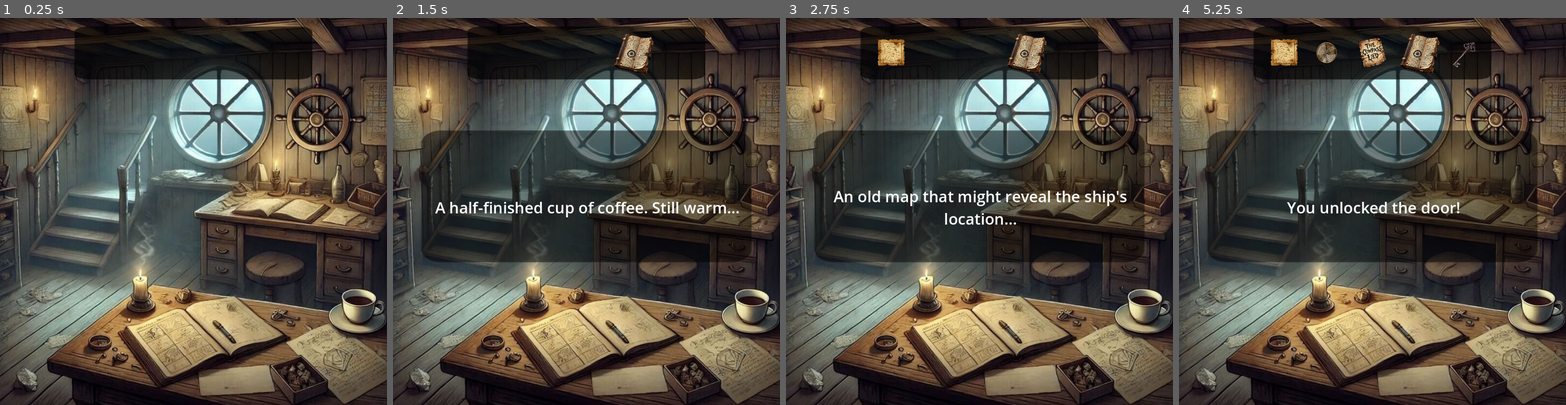
Above: before the commit, frames 1-4 (left to right).
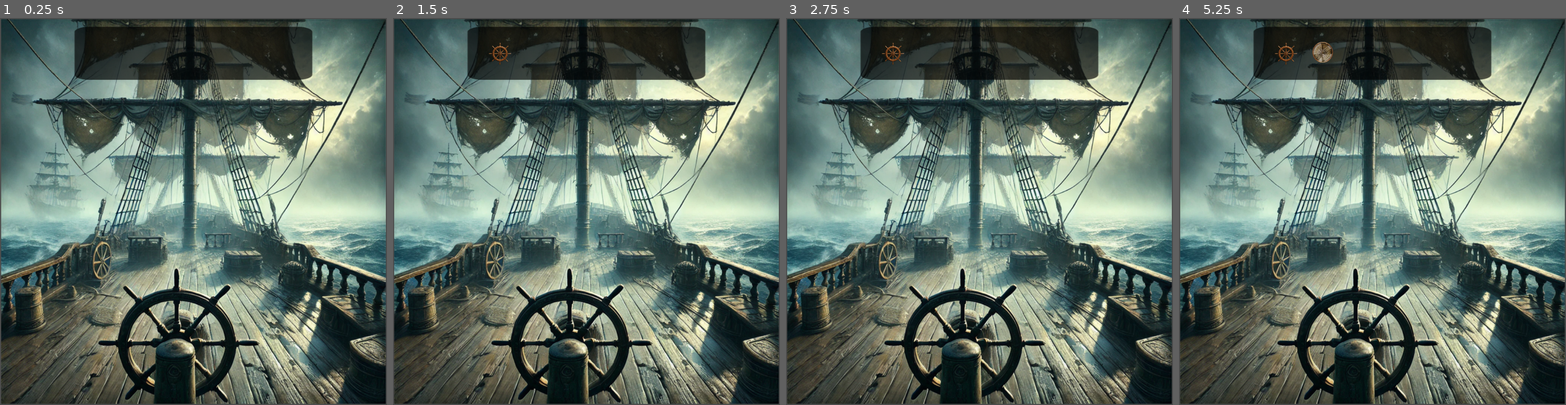
Above: after the commit, the same moments.

Repository: MasonPrather/AWakeInTheDarkKSU
Game: Godot game, scene res://Scenes/bridge.tscn
Same seed, same stepped clock (60 frames per second), same inputs: the game is played once before the commit and once after it. Before the commit the project starts from res://Scenes/captains_cabin.tscn.
Inputs (mouse positions are in pixels of both pictures, inside the frame that each line leads up to):
- Up to frame 1 (0.25 s): no input
- Up to frame 2 (1.5 s): tap Enter at 0.5 s; move the mouse to (594, 335) at 0.52 s; click (594, 335) at 0.67 s; tap Space at 1.25 s; move the mouse to (752, 304) at 1.27 s; click (752, 304) at 1.42 s
- Up to frame 3 (2.75 s): tap Enter at 2 s; move the mouse to (801, 118) at 2.02 s; click (801, 118) at 2.17 s
- Up to frame 4 (5.25 s): tap Space at 2.75, 4.25 s; move the mouse to (1279, 343) at 2.77 s; click (1279, 343) at 2.92 s; tap Enter at 3.5 s; move the mouse to (1233, 339) at 3.52 s; click (1233, 339) at 3.67 s; move the mouse to (1515, 188) at 4.27 s; click (1515, 188) at 4.42 s; move the mouse to (1298, 122) at 5.02 s; click (1298, 122) at 5.17 s

The runs differ from the first frame. In frame 1, 86% of the frame differs, in the area x 0-100%, y 0-100%; in frame 2, 87%; in frame 3, 88%; in frame 4, 88%.

Commit message:
Adjusted Final Bridge scene and popups

Diff:
--- a/awakeinthedark/Scenes/bridge.tscn
+++ b/awakeinthedark/Scenes/bridge.tscn
@@ -140,14 +140,13 @@
 scale = Vector2(0.087963, 0.087963)
 texture = ExtResource("9_30q0t")
 
-[node name="Popup" type="Control" parent="." node_paths=PackedStringArray("dialogue_label")]
+[node name="Popup" type="Control" parent="."]
 visible = false
 layout_mode = 3
 anchors_preset = 0
 offset_right = 40.0
 offset_bottom = 40.0
 script = ExtResource("7_tdvn1")
-dialogue_label = NodePath("Label")
 
 [node name="Label" type="Label" parent="Popup"]
 z_index = 1
--- a/awakeinthedark/Scenes/captains_cabin.tscn
+++ b/awakeinthedark/Scenes/captains_cabin.tscn
@@ -138,13 +138,12 @@
 scale = Vector2(0.05, 0.05)
 texture = ExtResource("15_5v820")
 
-[node name="Popup" type="Control" parent="." node_paths=PackedStringArray("dialogue_label")]
+[node name="Popup" type="Control" parent="."]
 layout_mode = 3
 anchors_preset = 0
 offset_right = 40.0
 offset_bottom = 40.0
 script = ExtResource("16_jabw4")
-dialogue_label = NodePath("Label")
 
 [node name="Label" type="Label" parent="Popup"]
 z_index = 1
--- a/awakeinthedark/Scenes/hallway.tscn
+++ b/awakeinthedark/Scenes/hallway.tscn
@@ -1,10 +1,12 @@
 [gd_scene load_steps=3 format=3 uid="uid://dpir5m2npsjoo"]
 
-[ext_resource type="Script" path="res://Scenes/simple_pause_menu.gd" id="1_amddq"]
 [ext_resource type="Texture2D" uid="uid://cmdru156enryu" path="res://Art/Textures/backgrounds/hallway.png" id="1_re4ul"]
 
+[sub_resource type="Resource" id="Resource_dclmn"]
+metadata/__load_path__ = "res://Scenes/simple_pause_menu.gd"
+
 [node name="Hallway" type="Node2D"]
-script = ExtResource("1_amddq")
+script = SubResource("Resource_dclmn")
 
 [node name="Sprite2D" type="Sprite2D" parent="."]
 position = Vector2(1.49998, 5.50003)
--- a/awakeinthedark/Scripts/Gameplay/dialogue_popup.gd
+++ b/awakeinthedark/Scripts/Gameplay/dialogue_popup.gd
@@ -1,12 +1,46 @@
 extends Control
 
-@export var dialogue_label: Label
-@export var popup_duration: float = 5.0
+# Time duration for popups
+var display_time = 7.0
+
+# Reference to label
+@onready var label = $Label
+
+# Timer for auto-closing
+var timer = null
 
 func _ready():
-	hide()  # Ensure the dialogue box is hidden at the start
+	# Set up timer
+	timer = Timer.new()
+	timer.one_shot = true
+	add_child(timer)
+	timer.timeout.connect(_on_timer_timeout)
+
+	# Hide initially
+	visible = false
+
+func _input(event):
+	# Check for mouse click anywhere
+	if visible and event is InputEventMouseButton and event.pressed and event.button_index == MOUSE_BUTTON_LEFT:
+		# Close popup when clicked
+		visible = false
+		timer.stop()
 
 func show_dialogue(text: String):
-	dialogue_label.text = text
-	show()
-	get_tree().create_timer(popup_duration).timeout.connect(hide)
+	# Set text
+	label.text = text
+
+	# Show popup
+	visible = true
+
+	# Reset and start timer for auto-close
+	timer.stop()
+	timer.wait_time = display_time
+	timer.start()
+
+func _on_timer_timeout():
+	# Hide popup when timer completes
+	visible = false
+
+func set_display_time(seconds: float):
+	display_time = seconds
--- a/awakeinthedark/Scripts/SceneScripts/bridge.gd
+++ b/awakeinthedark/Scripts/SceneScripts/bridge.gd
@@ -11,6 +11,10 @@
 # Track examined items for puzzle progression
 var examined_items = []
 var final_note_found = false
+var mystery_ship_examined = false
+
+# For managing popup sequences
+var popup_sequence_active = false
 
 func _ready() -> void:
 	# Hide all item visuals initially
@@ -24,15 +28,45 @@
 	click_sound.stream = load("res://Audio/sfx/rclick-13693.mp3")
 	inventory_sound.stream = load("res://Audio/sfx/item-equip-6904.mp3")
 
+	# Load previously examined items from SaveManager
+	load_examined_items()
+
 	# Sync collected items
 	restore_inventory_visuals()
+
+	# Load mystery ship examined state
+	mystery_ship_examined = SaveManager.get_state("bridge_examined_mystery_ship", false)
+
+# Load previously examined items from SaveManager
+func load_examined_items() -> void:
+	var items_to_check = ["wheel", "charts", "spyglass", "compass", "mystery_ship", "barrel_hint"]
+	for item in items_to_check:
+		if SaveManager.get_state("bridge_examined_" + item, false) and not item in examined_items:
+			examined_items.append(item)
+
+	# Check if final note was found
+	final_note_found = SaveManager.get_state("final_note_found", false)
 
 # Play SFX
 func play_click_sound(): click_sound.play()
 func play_inventory_sound(): inventory_sound.play()
 
+# Helper to wait for popup to close before proceeding
+func wait_for_popup(popup, delay_after_close = 0.0):
+	# Wait until popup is no longer visible
+	while popup.visible:
+		await get_tree().process_frame
+
+	# Additional delay if specified
+	if delay_after_close > 0:
+		await get_tree().create_timer(delay_after_close).timeout
+
 # Interaction Router
 func handle_item_interaction(item_name: String):
+	# Prevent interaction during popup sequences
+	if popup_sequence_active:
+		return
+
 	play_click_sound()
 	var popup = get_node("/root/Bridge/Popup")
 
@@ -57,37 +91,128 @@
 
 		"compass":
 			compass_item.visible = true
-			popup.show_dialogue("The compass needle is spinning wildly. It's as if we're not on Earth anymore.")
+			popup.show_dialogue("The compass needle is spinning wildly. It's as if we're not on Earth anymore. No matter which way I turn it, the needle never settles.")
 			add_to_inventory("compass")
 			add_examined_item("compass")
 
 		"mystery_ship":
-			popup.show_dialogue("That ship in the distance... is it a mirror image of our own?")
+			popup.show_dialogue("That ship in the distance... is it a mirror image of our own? I can see it clearly now - every detail matches our vessel exactly.")
 			add_examined_item("mystery_ship")
+			mystery_ship_examined = true
+			SaveManager.set_state("bridge_examined_mystery_ship", true)
+
+			# Check if player has found the final note and completed all requirements
+			if final_note_found and has_all_required_items():
+				# Start sequence
+				popup_sequence_active = true
+
+				# Wait for current popup to close
+				await wait_for_popup(popup, 1.0)
+
+				# Show completed message
+				popup.show_dialogue("You've completed the game!")
+
+				# Wait for that message to close
+				await wait_for_popup(popup, 1.0)
+
+				# Show ending
+				show_end_game()
+
+				# End sequence
+				popup_sequence_active = false
 
 		"barrel":
-			if has_examined("wheel") and has_examined("charts") and has_examined("compass"):
+			# First check if the mystery ship has been examined
+			if not has_examined("mystery_ship"):
+				popup.show_dialogue("I feel like I should investigate that ship in the distance first...")
+				return
+
+			# Updated requirement: need all of wheel, charts, compass, AND spyglass
+			if has_examined("wheel") and has_examined("charts") and has_examined("compass") and has_examined("spyglass"):
+				# Check if we've already found the note
+				if final_note_found:
+					popup.show_dialogue("I've already found the captain's note here.")
+					return
+
+				# Start popup sequence
+				popup_sequence_active = true
+
+				# First message
 				popup.show_dialogue("There's something hidden beneath this barrel... a note sealed in a bottle!")
+
+				# Wait for popup to fully close
+				while popup.visible:
+					await get_tree().process_frame
+
+				# Add a small delay
+				await get_tree().create_timer(1.5).timeout
+
+				# Setup note
 				final_note_found = true
 				SaveManager.set_state("final_note_found", true)
+				final_note_item.visible = true
+				add_to_inventory("final_note")
+
+				# Show note contents
+				popup.show_dialogue("'To whoever finds this: We crossed into The Void. Time and space bend here. The crew... we saw ourselves on another ship. When we made contact, they vanished. One by one, we're disappearing too. I'm the last one left. The Compass Lied. It led us here intentionally. If you're reading this, you're me, from another time. Break the cycle. -Captain'")
+
+				# Wait for note popup to fully close
+				while popup.visible:
+					await get_tree().process_frame
+
+				# Add a small delay
+				await get_tree().create_timer(1.5).timeout
+
+				# Show completion message
+				popup.show_dialogue("You've completed the game!")
+
+				# Wait for completion message to fully close
+				while popup.visible:
+					await get_tree().process_frame
+
+				# Add a small delay
+				await get_tree().create_timer(1.5).timeout
+
+				# Show end game screen
+				show_end_game()
+
+				# End sequence
+				popup_sequence_active = false
 			else:
 				popup.show_dialogue("An empty barrel. Nothing interesting here... yet.")
 
 		"final_note":
+			# First check if player has examined the mystery ship
+			if not has_examined("mystery_ship"):
+				popup.show_dialogue("I feel like I should investigate that ship in the distance first...")
+				return
+
 			if final_note_found or SaveManager.get_state("final_note_found", false):
+				# Start popup sequence
+				popup_sequence_active = true
+
+				# Show note contents
 				final_note_item.visible = true
 				popup.show_dialogue("'To whoever finds this: We crossed into The Void. Time and space bend here. The crew... we saw …(254 unchanged characters)…
-				add_to_inventory("final_note")
-
-				# Check if all items have been collected before ending
-				if has_all_required_items():
-					# Wait before showing end screen
-					await get_tree().create_timer(12.0).timeout
-					show_end_game()
-				else:
-					# Hint that there's more to find
-					await get_tree().create_timer(5.0).timeout
-					popup.show_dialogue("I still need to search this ship thoroughly. There must be more clues.")
+
+				# Check if we need to add it to inventory (in case player is clicking it directly)
+				if not SaveManager.inventory_items.has("final_note"):
+					add_to_inventory("final_note")
+
+				# Wait for note popup to close
+				await wait_for_popup(popup, 1.0)
+
+				# Show completion message
+				popup.show_dialogue("You've completed the game!")
+
+				# Wait for completion message to close
+				await wait_for_popup(popup, 1.0)
+
+				# Show end game screen
+				show_end_game()
+
+				# End sequence
+				popup_sequence_active = false
 			else:
 				popup.show_dialogue("I need to explore more of the bridge first.")
 
@@ -110,11 +235,20 @@
 		SaveManager.set_state("bridge_examined_" + item, true)
 
 	# Check if we've examined enough to hint about the barrel
+	# Only show hint after a delay and after the current popup has closed
 	if examined_items.size() >= 3 and not final_note_found and not "barrel_hint" in examined_items:
 		examined_items.append("barrel_hint")
+		SaveManager.set_state("bridge_examined_barrel_hint", true)
+
+		# Find popup
 		var popup = get_node("/root/Bridge/Popup")
-		await get_tree().create_timer(2.0).timeout
-		popup.show_dialogue("Something feels off about this bridge. I should check everything carefully...")
+
+		# Wait longer before showing the hint
+		await get_tree().create_timer(4.0).timeout
+
+		# Only show if no other popup is active
+		if not popup.visible and not popup_sequence_active:
+			popup.show_dialogue("Something feels off about this bridge. I should check everything carefully...")
 
 func has_examined(item: String) -> bool:
 	return item in examined_items or SaveManager.get_state("bridge_examined_" + item, false)
@@ -149,33 +283,92 @@
 	get_tree().change_scene_to_file(path)
 
 func show_end_game():
-	# Create end game screen
+	# Use CanvasLayer to ensure overlay covers entire screen
+	var canvas_layer = CanvasLayer.new()
+	canvas_layer.layer = 10  # Put it on top of everything else
+	add_child(canvas_layer)
+
+	# Create a full screen black overlay
 	var end_screen = ColorRect.new()
-	end_screen.color = Color(0, 0, 0, 0)
-	end_screen.size = Vector2(1920, 1080)  # Adjust to your resolution
-	add_child(end_screen)
-
-	var end_label = Label.new()
-	end_label.text = "You understand now. The Compass led the ship into a realm where time and space fold in on themselves. The crew didn't vanish - they became you, waking up with amnesia, exploring the empty ship.\n\nWill you break the cycle, or are you doomed to repeat it forever?\n\nTHE END"
-	end_label.horizontal_alignment = HORIZONTAL_ALIGNMENT_CENTER
-	end_label.vertical_alignment = VERTICAL_ALIGNMENT_CENTER
-	end_label.size = Vector2(800, 400)
-	end_label.position = Vector2(560, 340)  # Center in a 1920x1080 screen
+	end_screen.color = Color(0, 0, 0, 0)  # Start transparent for fade
+
+	# Make it cover the entire screen
+	end_screen.anchor_right = 1.0
+	end_screen.anchor_bottom = 1.0
+	end_screen.offset_right = 0
+	end_screen.offset_bottom = 0
+
+	# Add to canvas layer to ensure it's on top
+	canvas_layer.add_child(end_screen)
+
+	# Make sure any music keeps playing through the end sequence
+	for node in get_tree().get_nodes_in_group("music"):
+		if node.has_method("ensure_playing"):
+			node.ensure_playing()
+
+	# Create a RichTextLabel for better text formatting
+	var end_label = RichTextLabel.new()
+	end_label.bbcode_enabled = true
+	# Use larger font size with [font_size] tag
+	end_label.bbcode_text = "[center][font_size=48]You understand now.[/font_size]\n\n[font_size=40]The Compass led the ship into a realm where time and space fold in on themselves. The crew didn't vanish - they became you, waking up with amnesia, exploring the empty ship.[/font_size]\n\n[font_size=40]Will you break the cycle, or are you doomed to repeat it forever?[/font_size]\n\n[font_size=60]THE END[/font_size][/center]"
+
+	# Make the label much larger to fit all text
+	end_label.anchor_left = 0.1
+	end_label.anchor_right = 0.9
+	end_label.anchor_top = 0.1
+	end_label.anchor_bottom = 0.9
+
+	# Set its size to use most of the screen
+	end_label.offset_left = 0
+	end_label.offset_right = 0
+	end_label.offset_top = 0
+	end_label.offset_bottom = 0
+
+	# Start invisible for fade
 	end_label.modulate = Color(1, 1, 1, 0)
-	end_screen.add_child(end_label)
+
+	# Text settings
+	end_label.fit_content = true
+	end_label.scroll_active = false
+
+	# Add to canvas layer
+	canvas_layer.add_child(end_label)
+
+	# Create button
+	var button = Button.new()
+	button.text = "Return to Main Menu"
+
+	# Make button text larger
+	var font_size = 24
+	button.add_theme_font_size_override("font_size", font_size)
+
+	# Center the button
+	button.anchor_left = 0.5
+	button.anchor_right = 0.5
+	button.anchor_top = 0.8
+	button.anchor_bottom = 0.8
+
+	# Set its size and position
+	button.offset_left = -150
+	button.offset_right = 150
+	button.offset_top = 0
+	button.offset_bottom = 50
+
+	# Hide initially
+	button.visible = false
+
+	# Connect button
+	button.connect("pressed", Callable(self, "_on_return_button_pressed"))
+	canvas_layer.add_child(button)
 
 	# Fade in animation
 	var tween = create_tween()
 	tween.tween_property(end_screen, "color", Color(0, 0, 0, 1), 3.0)
 	tween.parallel().tween_property(end_label, "modulate", Color(1, 1, 1, 1), 5.0)
 
-	# Add a "Return to Main Menu" button
-	await get_tree().create_timer(8.0).timeout
-	var button = Button.new()
-	button.text = "Return to Main Menu"
-	button.position = Vector2(810, 600)
-	button.connect("pressed", Callable(self, "_on_return_button_pressed"))
-	end_screen.add_child(button)
+	# Show button after delay
+	await get_tree().create_timer(6.0).timeout
+	button.visible = true
 
 	# Mark game as completed
 	SaveManager.set_state("game_completed", true)
--- a/awakeinthedark/project.godot
+++ b/awakeinthedark/project.godot
@@ -11,8 +11,8 @@
 [application]
 
 config/name="AWakeInTheDark"
-run/main_scene="res://Scenes/captains_cabin.tscn"
-config/features=PackedStringArray("4.3", "Mobile")
+run/main_scene="uid://duhflbec27ivd"
+config/features=PackedStringArray("4.4", "Mobile")
 config/icon="res://Art/Textures/icon.svg"
 
 [autoload]
Not shown: 1 places in awakeinthedark/Scenes/bridge.tscn that only renumber resources
Not shown: 1 places in awakeinthedark/Scenes/captains_cabin.tscn that only renumber resources
Not shown: 1 places in awakeinthedark/Scenes/hallway_1.tscn that only renumber resources
Not shown: 2 places in awakeinthedark/Scenes/hallway_2.tscn that only renumber resources
Not shown: 1 places in awakeinthedark/Scenes/template.tscn that only renumber resources
Not shown, added: awakeinthedark/Scripts/File Management/save_manager.gd.uid
Not shown, added: awakeinthedark/Scripts/File Management/simple_pause_menu.gd.uid
Not shown, added: awakeinthedark/Scripts/Gameplay/camera_2d.gd.uid
Not shown, added: awakeinthedark/Scripts/Gameplay/dialogue_popup.gd.uid
Not shown, added: awakeinthedark/Scripts/Gameplay/forced_scene_transition.gd.uid
Not shown, added: awakeinthedark/Scripts/Gameplay/moveable.gd.uid
Not shown, added: awakeinthedark/Scripts/Objects/CaptainsCabinObjects/coffee_cup_area.gd.uid
(and 12 more such lines)
